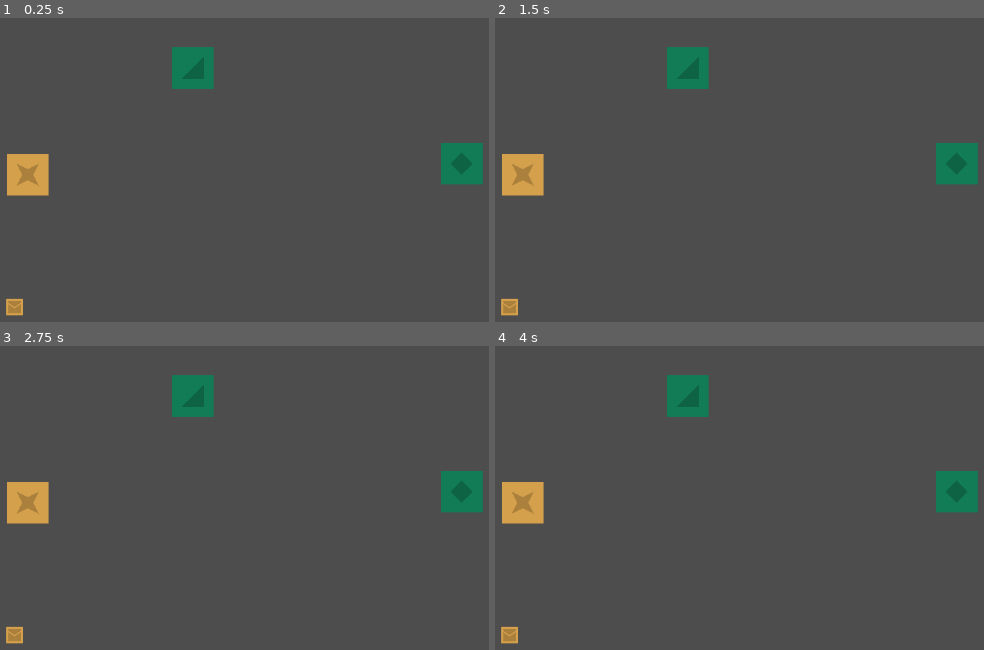
Above: before the commit, frames 1-4 (two rows, left to right).
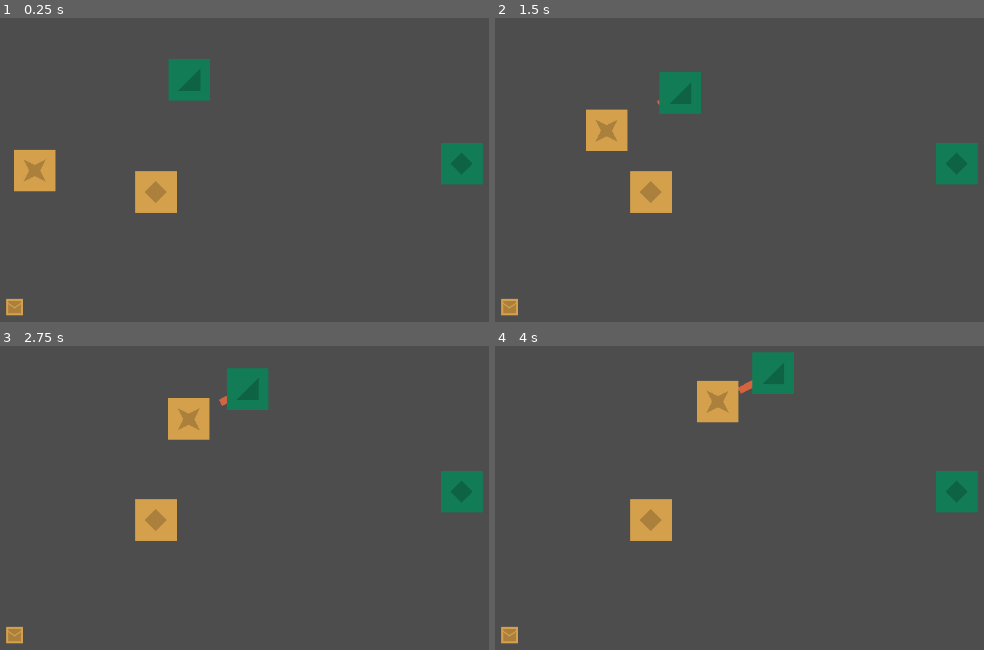
Above: after the commit, the same moments.

Repository: znichola/tent-general
Game: Godot game, scene res://game_board/test.tscn
Same seed, same stepped clock (60 frames per second), same inputs: the game is played once before the commit and once after it. The project has no main scene, so this scene is started directly.
Inputs (mouse positions are in pixels of both pictures, inside the frame that each line leads up to):
- Up to frame 1 (0.25 s): no input
- Up to frame 2 (1.5 s): move the mouse to (outside the picture) at 0.52 s; hold Shift 0.53-1.28 s; click (outside the picture) at 0.67 s; move the mouse to (734, 121) at 1.27 s; tap Shift at 1.35 s; click (734, 121) at 1.42 s
- Up to frame 3 (2.75 s): move the mouse to (outside the picture) at 2.02 s; hold Shift from 2.03 s (still down); click (outside the picture) at 2.17 s
- Up to frame 4 (4 s): move the mouse to (856, 516) at 2.77 s; release Shift at 2.78 s; tap Shift at 2.85 s; click (856, 516) at 2.92 s; move the mouse to (outside the picture) at 3.52 s; hold Shift from 3.53 s (still down); click (outside the picture) at 3.67 s

The runs differ from the first frame. In frame 1, 3.1% of the frame differs, in the area x 1-44%, y 9-65%; in frame 2, 5.2%; in frame 3, 5.5%; in frame 4, 5.7%, in the area x 1-62%, y 1-65%.
Error before the commit: Parse Error: Identifier "direction_away" not declared in the current scope. (res://game_board/unit/strategy/skirmish_strategy.gd:73)

Commit message:
skirmish somehow it was very broken

Diff:
--- a/game_board/test.tscn
+++ b/game_board/test.tscn
@@ -25,3 +25,7 @@
 [node name="Sword" parent="." unique_id=1287942291 instance=ExtResource("4_qh1hi")]
 position = Vector2(40, 434)
 team_name = 0
+
+[node name="Spear3" parent="." unique_id=1070551974 instance=ExtResource("2_cfdbp")]
+position = Vector2(225, 459)
+team_name = 0
--- a/game_board/unit/strategy/skirmish_strategy.gd
+++ b/game_board/unit/strategy/skirmish_strategy.gd
@@ -70,8 +70,8 @@
 func _initiate_retreat() -> void:
 	_start_retreating()
 
+	var direction_away = (parent_unit.global_position - target_unit.global_position).normalized()
 	target_pos = parent_unit.global_position + (direction_away * SAFE_DISTANCE)
-	print("parent unit global position:", parent_unit.global_position)
 	move_state = MoveState.MOVE_TO_POSITION
 
 
--- a/game_board/unit/variants/messenger.tscn
+++ b/game_board/unit/variants/messenger.tscn
@@ -22,7 +22,7 @@
 max_health = 40
 
 [node name="MovementComponent" parent="." index="1" unique_id=23351134]
-speed = 140.0
+speed = 120.0
 combat_engagment = false
 
 [node name="StrategyComponent" parent="." index="2" unique_id=271313233]
--- a/game_board/unit/variants/sword.tscn
+++ b/game_board/unit/variants/sword.tscn
@@ -10,9 +10,6 @@
 [node name="HealthComponent" parent="." index="0" unique_id=795734082]
 max_health = 80
 
-[node name="MovementComponent" parent="." index="1" unique_id=23351134]
-speed = 120.0
-
 [node name="CollisionShape2D" parent="VisionComponent" parent_id_path=PackedInt32Array(1668338710) index="0" unique_id=730956291]
 shape = SubResource("CircleShape2D_g77q3")
 
